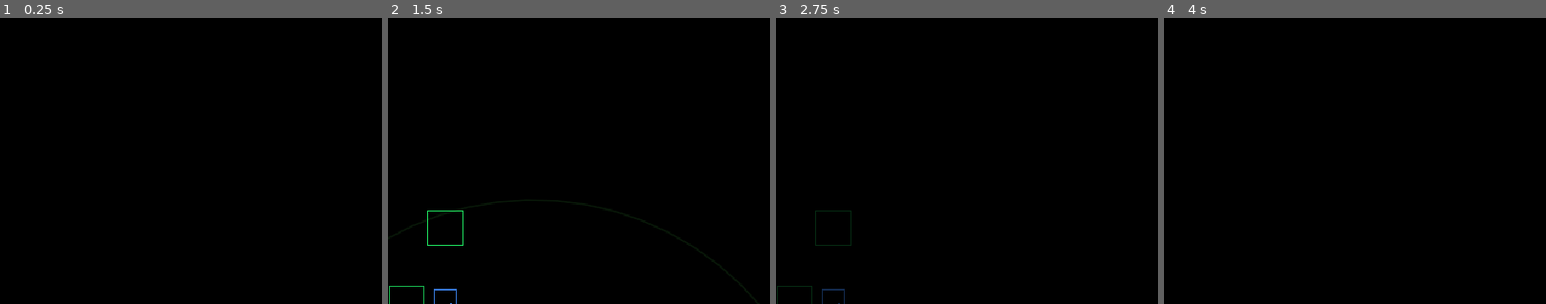
Above: before the commit, frames 1-4 (left to right).
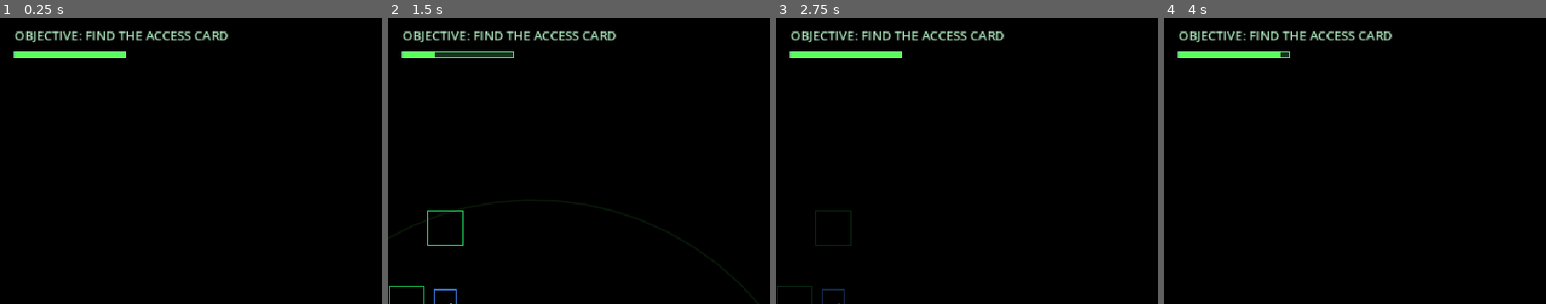
Above: after the commit, the same moments.

Repository: UnderstoodUseYourUsernameHere/Sonar
Game: Godot game, scene res://scenes/main.tscn
Two runs of this game, one before a commit and one after it. Both use one fixed random seed, a clock stepped at 60 frames per second and the inputs below.
Inputs (mouse positions are % of the whole screen's width and height, from its top left):
- Up to frame 1 (0.25 s): no input
- Up to frame 2 (1.5 s): tap Enter at 0.5 s; move the mouse to (72, 45) at 0.52 s; hold Right (move_right) 0.53-1.28 s; tap Space (ping) at 0.6, 1.35 s; click (72, 45) at 0.67 s; move the mouse to (30, 55) at 1.27 s; hold S (move_down) from 1.28 s (still down)
- Up to frame 3 (2.75 s): move the mouse to (60, 28) at 2.02 s; release S (move_down) at 2.03 s; hold Right (move_right) from 2.03 s (still down); tap Alt at 2.1 s; tap Space (ping) at 2.3 s
- Up to frame 4 (4 s): move the mouse to (45, 70) at 2.77 s; release Right (move_right) at 2.78 s; hold W (move_up) 2.78-3.53 s; tap Shift at 2.85 s; click (45, 70) at 2.92 s; tap Space (ping) at 3.05, 3.6 s; tap R (restart) at 3.5 s; move the mouse to (80, 65) at 3.52 s; hold Left (move_left) from 3.53 s (still down)
The pictures show only the part of the screen within x 0-50%, y 0-50%; the shares and areas given below are measured in that part.

The runs differ from the first frame. In frame 1, 1.9% of the frame differs, in the area x 3-60%, y 4-14%; in frame 2, 1.9%; in frame 3, 1.9%; in frame 4, 1.9%.

Commit message:
Add objective and sonar cooldown HUD

Diff:
--- a/scripts/main.gd
+++ b/scripts/main.gd
@@ -779,6 +779,7 @@
 		_draw_monster_at(monster_draw_position, 0.35)
 
 	_draw_player()
+	_draw_hud()
 
 	if game_over:
 		_draw_game_over()
@@ -1000,3 +1001,53 @@
 	for cell in monster_path:
 		var center: Vector2 = _cell_center(cell)
 		draw_circle(center, 3.0, color)
+
+func _draw_hud() -> void:
+	var font: Font = ThemeDB.fallback_font
+	var objective_text: String
+
+	if has_access_card:
+		objective_text = "OBJECTIVE: FIND THE EXIT"
+	else:
+		objective_text = "OBJECTIVE: FIND THE ACCESS CARD"
+
+	draw_string(
+		font,
+		Vector2(18.0, 28.0),
+		objective_text,
+		HORIZONTAL_ALIGNMENT_LEFT,
+		500.0,
+		16,
+		Color(0.75, 1.0, 0.82, 0.9)
+	)
+
+	_draw_ping_cooldown()
+
+func _draw_ping_cooldown() -> void:
+	var bar_position: Vector2 = Vector2(18.0, 42.0)
+	var bar_size: Vector2 = Vector2(140.0, 8.0)
+
+	var cooldown_progress: float = clampf(
+		(game_time - last_ping_time) / PING_COOLDOWN,
+		0.0,
+		1.0
+	)
+
+	draw_rect(
+		Rect2(bar_position, bar_size),
+		Color(0.1, 0.25, 0.14, 0.8),
+		true
+	)
+
+	draw_rect(
+		Rect2(bar_position, Vector2(bar_size.x * cooldown_progress, bar_size.y)),
+		PING_RING_COLOR,
+		true
+	)
+
+	draw_rect(
+		Rect2(bar_position, bar_size),
+		Color(0.45, 1.0, 0.6, 0.8),
+		false,
+		1.0
+	)
